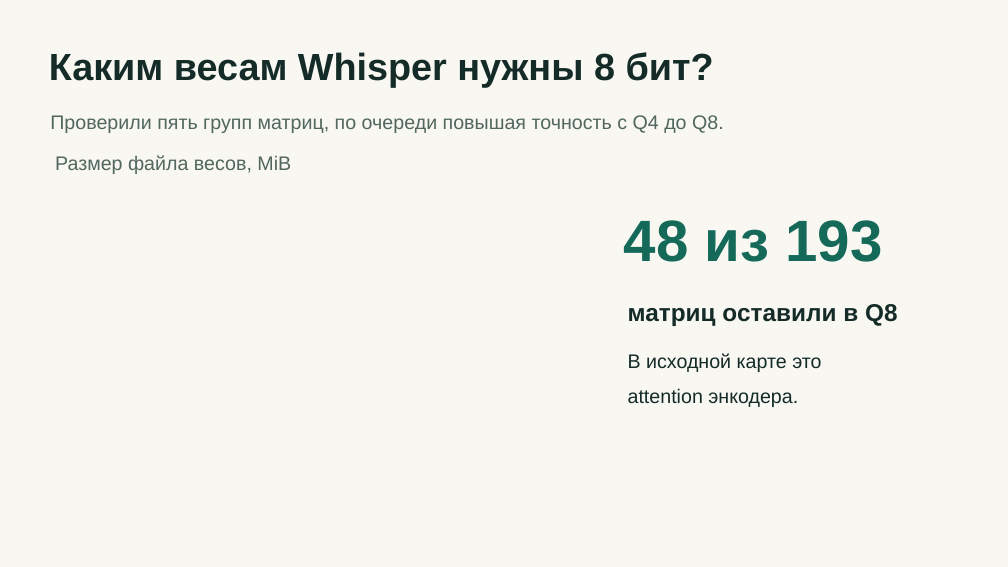
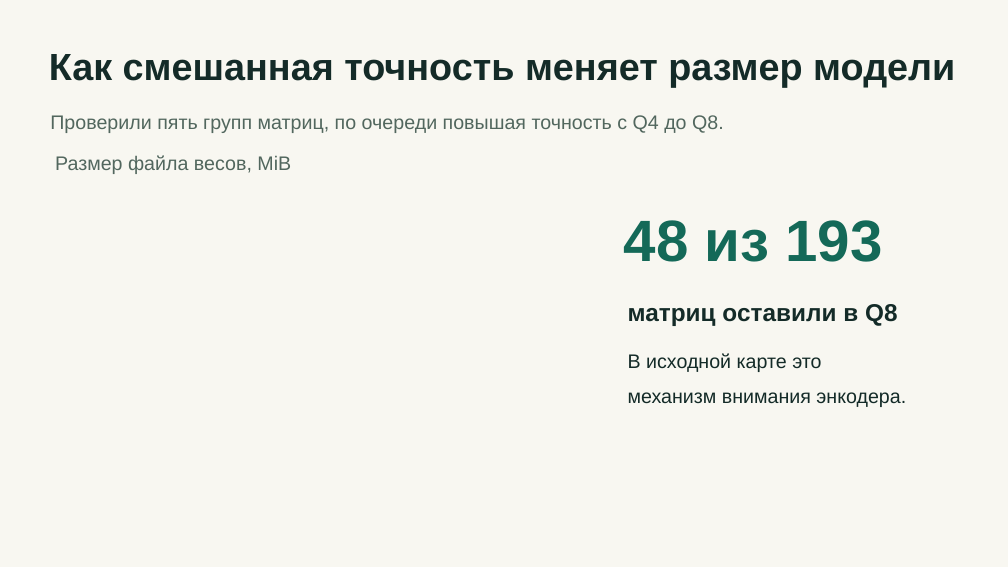
Before and after one commit to mnenadoeloo/EDLM_Whisper_Boost, a slide deck: slide 2 of results/whisper-small.pptx. Drawn at 1008x567 pixels with LibreOffice and Linux fonts; fonts in the diff are those of the drawing. Boxes give left, top, right and bottom in pixels: in the first picture for what was removed or moved away, otherwise in the second. Text is boxed around its words. In the diff, an @@ line names an element or a change of style, - is before the commit and + after.

```diff
--- a/results/whisper-small.pptx
+++ b/results/whisper-small.pptx
@@ text at box(49, 54, 955, 87): text changed @@
-Каким весам Whisper нужны 8 бит?
+Как смешанная точность меняет размер модели
@@ text at box(628, 392, 906, 407): text changed @@
-attention энкодера.
+механизм внимания энкодера.
```
Also in this commit, not shown: 3 other slides changed, 6 slides added, 2 slides removed, 16 other files.
